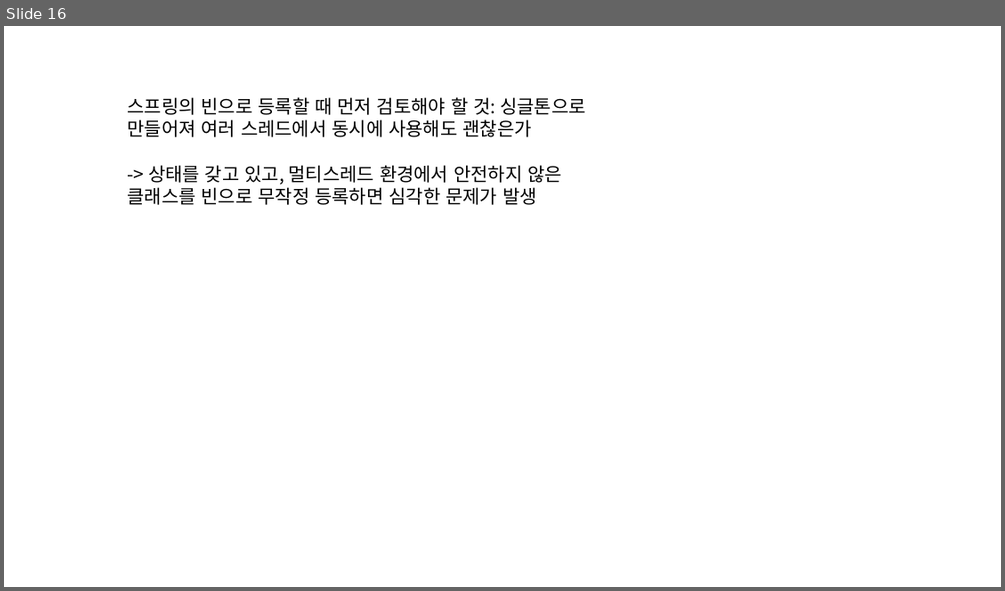
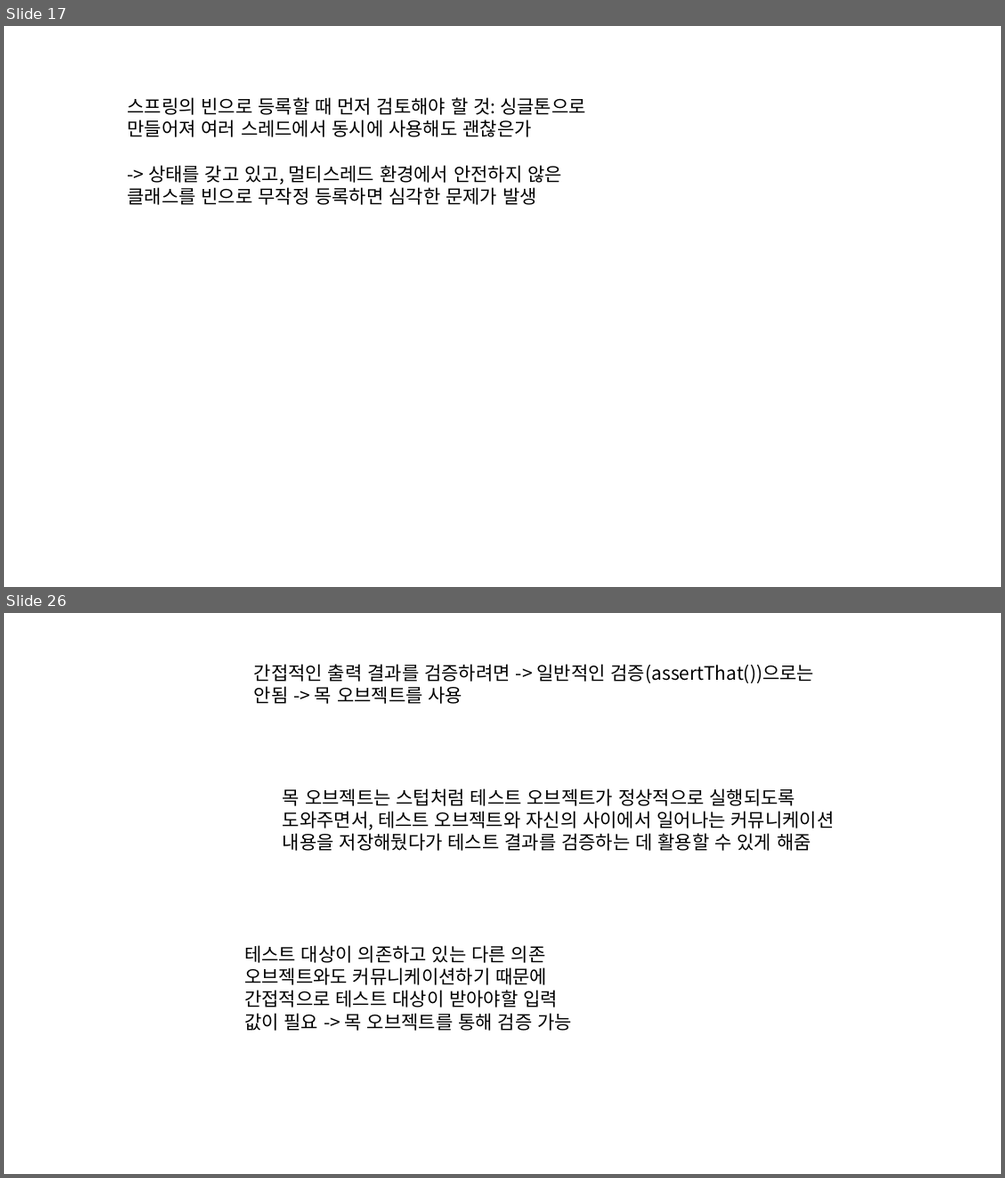
Before and after one commit to eongss/testproject, a slide deck: 프레젠테이션1.pptx. Shown one above the other, each under a label of ours: slide 16 before the commit, slides 17 and 26 after it; the slides between them are not shown. The pictures are 1005x591 and 1005x1178 pixels, drawn with LibreOffice and Linux fonts; fonts in the diff are those of the drawing. Boxes give left, top, right and bottom in pixels: in the first picture for what was removed or moved away, otherwise in the second. Text is boxed around its words. In the diff, an @@ line names an element or a change of style, - is before the commit and + after.

```diff
--- a/프레젠테이션1.pptx
+++ b/프레젠테이션1.pptx
@@ slide 26 added at [4,613,1001,1174], background #FFFFFF @@
@@ text added at [254,664,815,704], 18 pt, text #000000 @@
+간접적인 출력 결과를 검증하려면 -> 일반적인 검증(assertThat())으로는 안됨 -> 목 오브젝트를 사용
@@ text added at [283,788,834,851], 18 pt, text #000000 @@
+목 오브젝트는 스텁처럼 테스트 오브젝트가 정상적으로 실행되도록 도와주면서, 테스트 오브젝트와 자신의 사이에서 일어나는 커뮤니케이션 내용을 저장해뒀다가 테스트 결과를 검증하는 데 활용할 수 있게 해줌
@@ text added at [244,945,572,1030], 18 pt, text #000000 @@
+테스트 대상이 의존하고 있는 다른 의존 오브젝트와도 커뮤니케이션하기 때문에 간접적으로 테스트 대상이 받아야할 입력 값이 필요 -> 목 오브젝트를 통해 검증 가능
@@ what was slide 16 is now slide 17 @@
```
Also in this commit, not shown: 1 slide changed, 23 other slides added.
